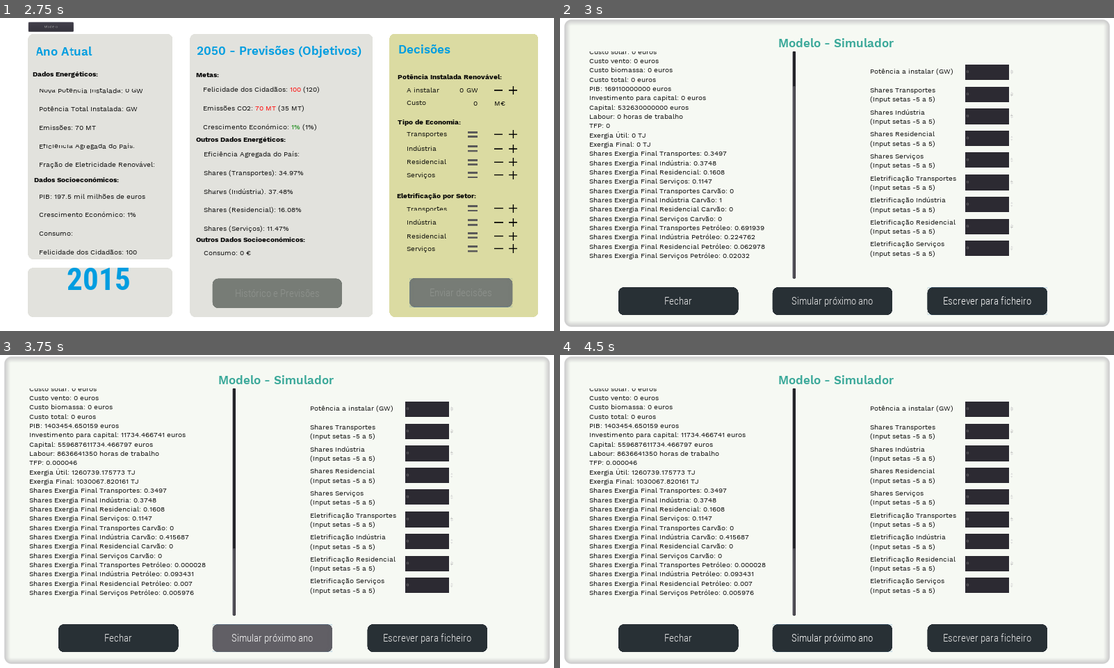
Above: before the commit, frames 1-4 (two rows, left to right).
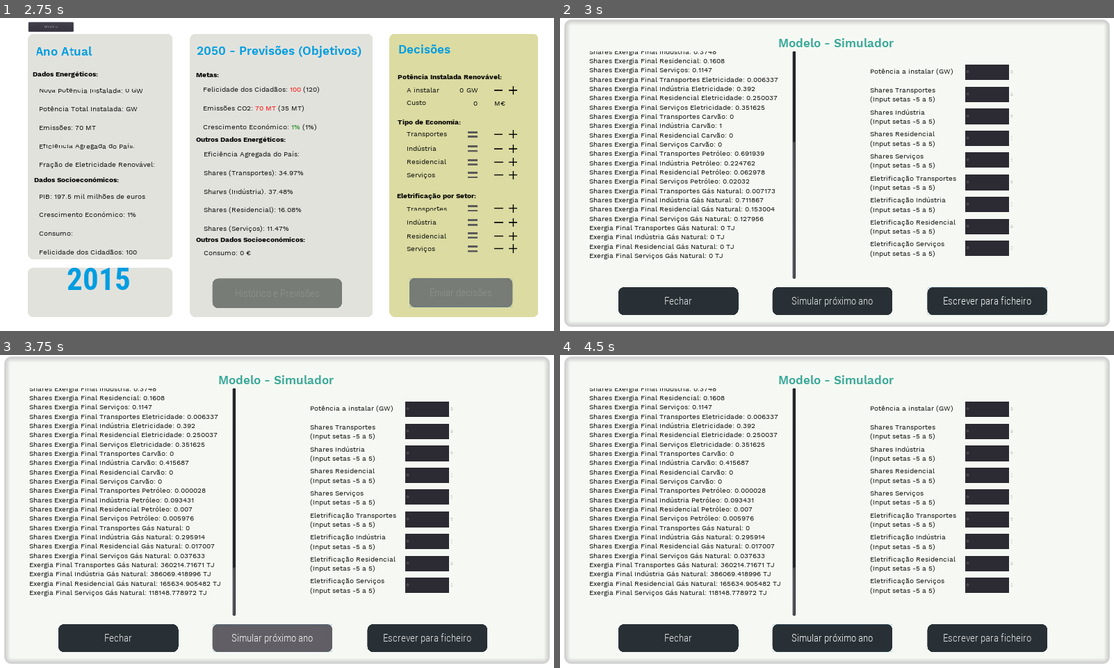
Above: after the commit, the same moments.

Repository: TiagoTaveira/ExergyX
Game: Godot game, scene res://MainScene.tscn
Same seed, same stepped clock (60 frames per second), same inputs: the game is played once before the commit and once after it.
Inputs (mouse positions are in pixels of both pictures, inside the frame that each line leads up to):
- Up to frame 1 (2.75 s): click "Enviar decisões" at 0.5 s; click "Modelo" at 1.25 s; click "Confirmar e ir para 2015" at 2 s
- Up to frame 2 (3 s): click "Modelo" at 2.75 s
- Up to frame 3 (3.75 s): click "Simular próximo ano" at 3.5 s
- Up to frame 4 (4.5 s): click (1058, 430) at 4.25 s

Frame 1 is identical in both runs. In frame 2, 4.0% of the frame differs, in the area x 5-43%, y 10-78%; in frame 3, 4.2%; in frame 4, 4.2%.

Commit message:
Update simulator

Diff:
--- a/MainScene.gd
+++ b/MainScene.gd
@@ -824,6 +824,10 @@
 			+ "\nShares Exergia Final Indústria: " + str(Model.shares_exergia_final_industria_do_ano[n]) \
 			+ "\nShares Exergia Final Residencial: " + str(Model.shares_exergia_final_residencial_do_ano[n]) \
 			+ "\nShares Exergia Final Serviços: " + str(Model.shares_exergia_final_servicos_do_ano[n]) \
+			+ "\nShares Exergia Final Transportes Eletricidade: " + str(Model.shares_exergia_final_transportes_eletricidade_do_ano[n]) \
+			+ "\nShares Exergia Final Indústria Eletricidade: " + str(Model.shares_exergia_final_industria_eletricidade_do_ano[n]) \
+			+ "\nShares Exergia Final Residencial Eletricidade: " + str(Model.shares_exergia_final_residencial_eletricidade_do_ano[n]) \
+			+ "\nShares Exergia Final Serviços Eletricidade: " + str(Model.shares_exergia_final_servicos_eletricidade_do_ano[n]) \
 			+ "\nShares Exergia Final Transportes Carvão: " + str(Model.shares_exergia_final_transportes_carvao_do_ano[n]) \
 			+ "\nShares Exergia Final Indústria Carvão: " + str(Model.shares_exergia_final_industria_carvao_do_ano[n]) \
 			+ "\nShares Exergia Final Residencial Carvão: " + str(Model.shares_exergia_final_residencial_carvao_do_ano[n]) \
@@ -832,6 +836,14 @@
 			+ "\nShares Exergia Final Indústria Petróleo: " + str(Model.shares_exergia_final_industria_petroleo_do_ano[n]) \
 			+ "\nShares Exergia Final Residencial Petróleo: " + str(Model.shares_exergia_final_residencial_petroleo_do_ano[n]) \
 			+ "\nShares Exergia Final Serviços Petróleo: " + str(Model.shares_exergia_final_servicos_petroleo_do_ano[n]) \
+			+ "\nShares Exergia Final Transportes Gás Natural: " + str(Model.shares_exergia_final_transportes_gas_natural_do_ano[n]) \
+			+ "\nShares Exergia Final Indústria Gás Natural: " + str(Model.shares_exergia_final_industria_gas_natural_do_ano[n]) \
+			+ "\nShares Exergia Final Residencial Gás Natural: " + str(Model.shares_exergia_final_residencial_gas_natural_do_ano[n]) \
+			+ "\nShares Exergia Final Serviços Gás Natural: " + str(Model.shares_exergia_final_servicos_gas_natural_do_ano[n]) \
+			+ "\nExergia Final Transportes Gás Natural: " + str(Model.exergia_final_transportes_do_ano[n]) + " TJ"  \
+			+ "\nExergia Final Indústria Gás Natural: " + str(Model.exergia_final_industria_do_ano[n]) + " TJ"  \
+			+ "\nExergia Final Residencial Gás Natural: " + str(Model.exergia_final_residencial_do_ano[n]) + " TJ"  \
+			+ "\nExergia Final Serviços Gás Natural: " + str(Model.exergia_final_servicos_do_ano[n]) + " TJ"  \
 			+ "\n\n"
 
 
--- a/MainScene.tscn
+++ b/MainScene.tscn
@@ -1223,10 +1223,10 @@
 Capital: 5000000
 Labour: 0
 TFP: 0"
-text = "Ano: 2014
-Potencia Instalada Solar: 0
-Potencia Instalada Vento: 0
-Potencia Instalada Biomassa: 0
+text = "Ano: 2017
+Potencia Instalada Solar: 10000
+Potencia Instalada Vento: 10000
+Potencia Instalada Biomassa: 10000
 Custo solar: 0
 Custo vento: 0
 Custo biomassa: 0
@@ -1450,13 +1450,14 @@
 margin_top = 839.0
 margin_right = 1899.0
 margin_bottom = 1064.0
-custom_styles/panel = SubResource( 9 )
+custom_styles/panel = SubResource( 8 )
 popup_exclusive = true
 
 [node name="Control" type="Control" parent="FileWritePopup"]
-margin_left = 1.33514e-005
-margin_right = 40.0
-margin_bottom = 40.0
+margin_left = 20.0
+margin_top = 20.0
+margin_right = 1860.0
+margin_bottom = 205.0
 
 [node name="EscreverFicheiro" type="RichTextLabel" parent="FileWritePopup/Control"]
 margin_left = 720.0
@@ -1605,10 +1606,10 @@
 margin_top = 8.0
 margin_right = 1898.0
 margin_bottom = 1076.0
-custom_styles/panel = SubResource( 7 )
+custom_styles/panel = SubResource( 9 )
 
 [node name="Control" type="Control" parent="GrafHistorico"]
-margin_right = 1900.0
+margin_right = 1879.0
 margin_bottom = 1068.0
 
 [node name="TestLine2D" type="Line2D" parent="GrafHistorico/Control"]
Not shown: 6 places in MainScene.tscn that only renumber resources
Not shown, changed: TODO
